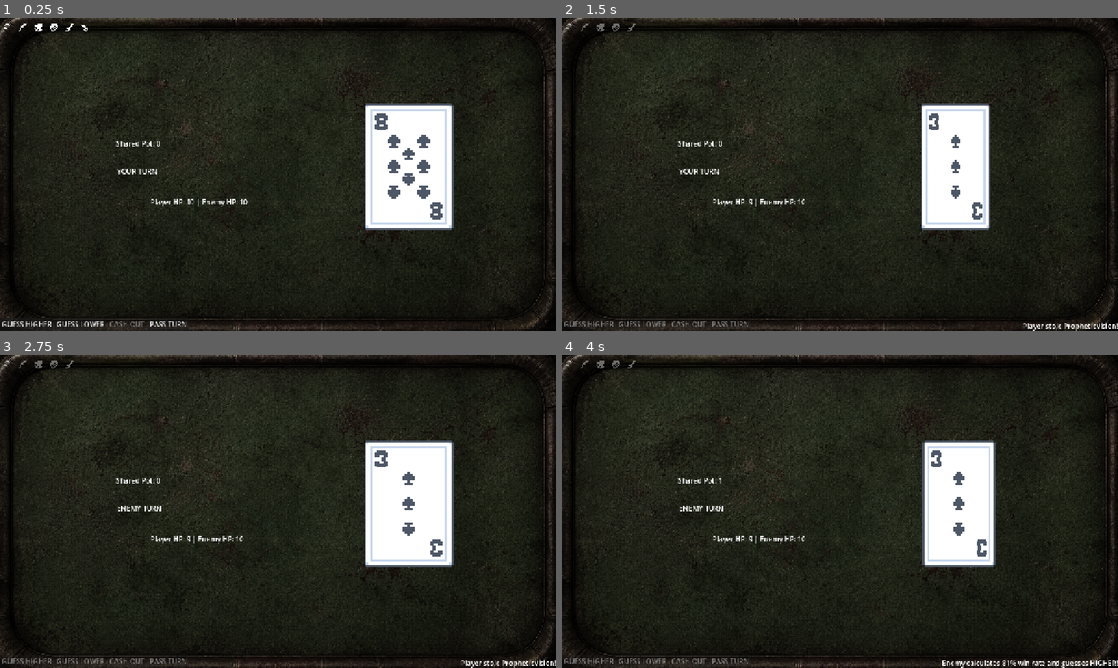
Above: before the commit, frames 1-4 (two rows, left to right).
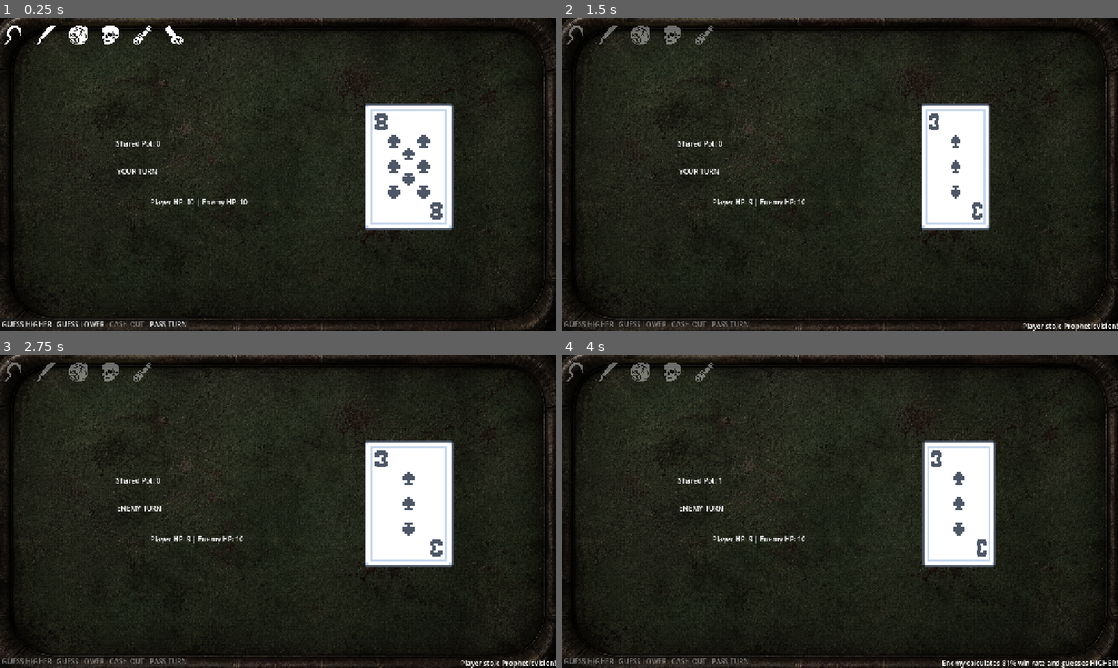
Above: after the commit, the same moments.

Repository: wadahac/HighLowPrototype
Game: Godot game, scene res://scenes/main.tscn
Two runs of this game, one before a commit and one after it. Both use one fixed random seed, a clock stepped at 60 frames per second and the inputs below.
Inputs (mouse positions are in pixels of both pictures, inside the frame that each line leads up to; where the layout moved, square brackets give the same spot in the first picture):
- Up to frame 1 (0.25 s): no input
- Up to frame 2 (1.5 s): click (734, 36) [645, 27] at 0.5 s; click "GUESS HIGHER" at 1.25 s
- Up to frame 3 (2.75 s): tap Enter at 2 s
- Up to frame 4 (4 s): tap Space at 3.5 s

The runs differ from the first frame. In frame 1, 0.6% of the frame differs, in the area x 0-33%, y 1-9%; in frame 2, 0.4%; in frame 3, 0.4%; in frame 4, 0.4%.

Commit message:
style: resize and upscale trump button icons
Co-authored-by: aider (gemini/gemini-3.5-flash) <aider@aider.chat>

Diff:
--- a/high-low-prototype/src/HighLowGameManager.gd
+++ b/high-low-prototype/src/HighLowGameManager.gd
@@ -274,6 +274,9 @@
 	if not container:
 		return
 
+	# Adjust Container Separation to accommodate larger buttons
+	container.add_theme_constant_override("separation", 10)
+
 	# Check which types of trumps are currently active (not used) in the player's hand
 	var has_chains = false
 	var has_executioner = false
@@ -303,7 +306,7 @@
 	_update_button_state(mirror_button, has_mirror, mirror_trump)
 
 	if steal_button:
-		steal_button.custom_minimum_size = Vector2(32, 44)
+		steal_button.custom_minimum_size = Vector2(64, 80)
 		steal_button.visible = not steal_trump.is_used
 		steal_button.disabled = not is_player_turn
 		if not steal_trump.is_used:
@@ -311,6 +314,7 @@
 			if tex != null:
 				steal_button.icon = tex
 				steal_button.expand_icon = true
+				steal_button.texture_filter = CanvasItem.TEXTURE_FILTER_NEAREST
 				steal_button.text = ""
 				steal_button.flat = true
 			else:
@@ -323,7 +327,7 @@
 		return
 	btn.visible = has_trump
 	btn.disabled = not is_player_turn
-	btn.custom_minimum_size = Vector2(32, 44)
+	btn.custom_minimum_size = Vector2(64, 80)
 
 	# Clear old connections to prevent duplicate triggers
 	for conn in btn.pressed.get_connections():
@@ -350,6 +354,7 @@
 	if tex != null and has_trump:
 		btn.icon = tex
 		btn.expand_icon = true
+		btn.texture_filter = CanvasItem.TEXTURE_FILTER_NEAREST
 		btn.text = ""
 		btn.flat = true
 	else:
